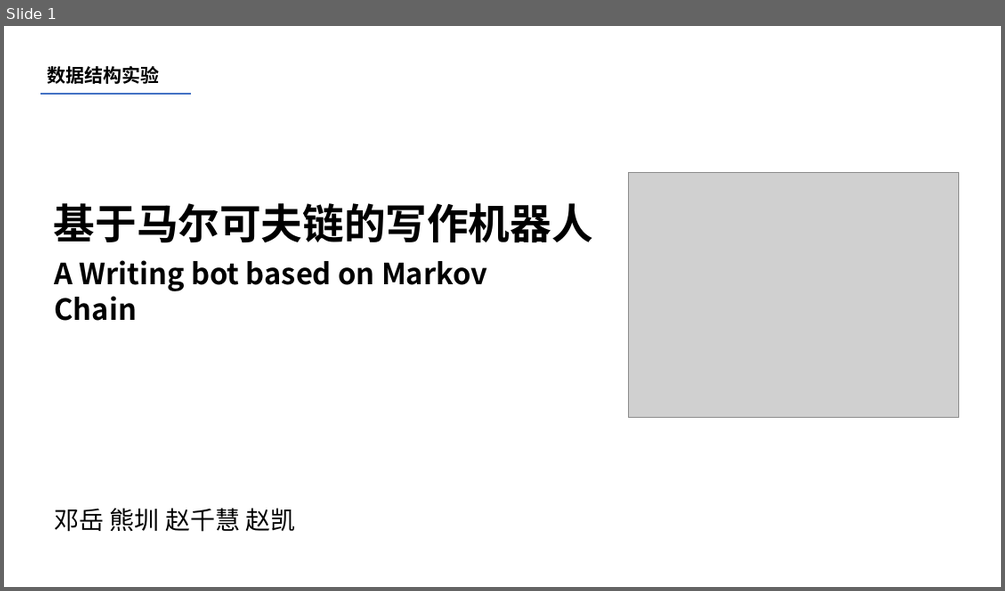
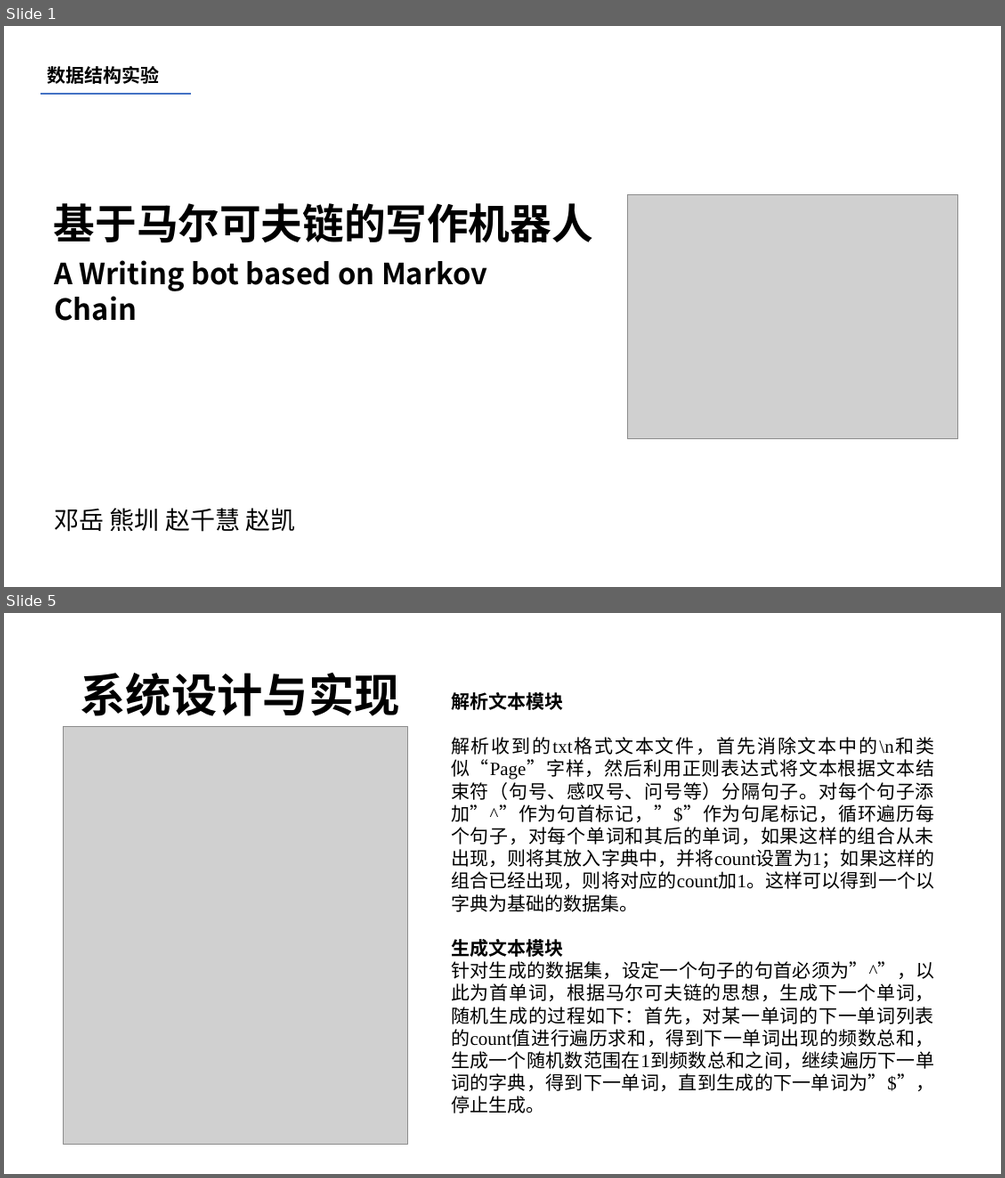
Before and after one commit to Dysprosium0626/Markov_bot, a slide deck: pre.pptx. Shown one above the other, each under a label of ours: slide 1 before the commit, slides 1 and 5 after it; the slides between them are not shown. The pictures are 1005x591 and 1005x1178 pixels, drawn with LibreOffice and Linux fonts; fonts in the diff are those of the drawing; grey boxes stand for pictures. Boxes give left, top, right and bottom in pixels: in the first picture for what was removed or moved away, otherwise in the second. Text is boxed around its words. In the diff, an @@ line names an element or a change of style, - is before the commit and + after.

```diff
--- a/pre.pptx
+++ b/pre.pptx
@@ slide 5 added at (4, 613, 1001, 1174), background #FFFFFF @@
@@ title added at (80, 673, 399, 716), 44 pt, text #000000, bold @@
+系统设计与实现
@@ text added at (451, 692, 934, 1113), 18 pt, text #000000 @@
+解析文本模块
+解析收到的txt格式文本文件，首先消除文本中的\n和类似“Page”字样，然后利用正则表达式将文本根据文本结束符（句号、感叹号、问号等）分隔句子。对每个句子添加”^”作为句首标记，”$”作为句尾标记，循环遍历每个句子，对每个单词和其后的单词，如果这样的组合从未出现，则将其放入字典中，并将count设置为1；如果这样的组合已经出现，则将对应的count加1。这样可以得到一个以字典为基础的数据集。
+生成文本模块
+针对生成的数据集，设定一个句子的句首必须为”^”，以此为首单词，根据马尔可夫链的思想，生成下一个单词，随机生成的过程如下：首先，对某一单词的下一单词列表的count值进行遍历求和，得到下一单词出现的频数总和，生成一个随机数范围在1到频数总和之间，继续遍历下一单词的字典，得到下一单词，直到生成的下一单词为”$”，停止生成。
@@ picture added at (63, 727, 407, 1144) @@
@@ slide 1 changed as well @@
@@ picture: place and size @@
-picture at (629, 173, 959, 417)
+picture at (628, 194, 958, 439)
```
Also in this commit, not shown: 5 other slides changed, 4 other slides added, 1 slide removed, 11 other files.
